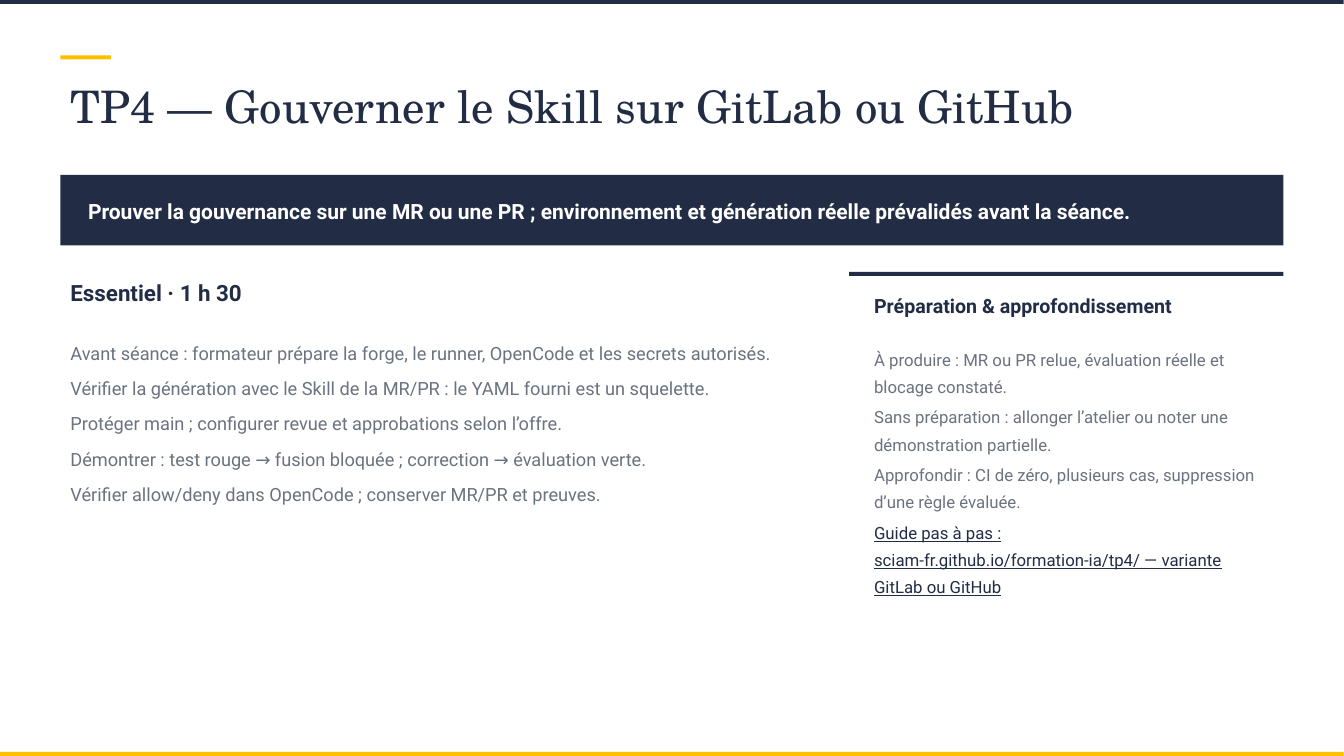
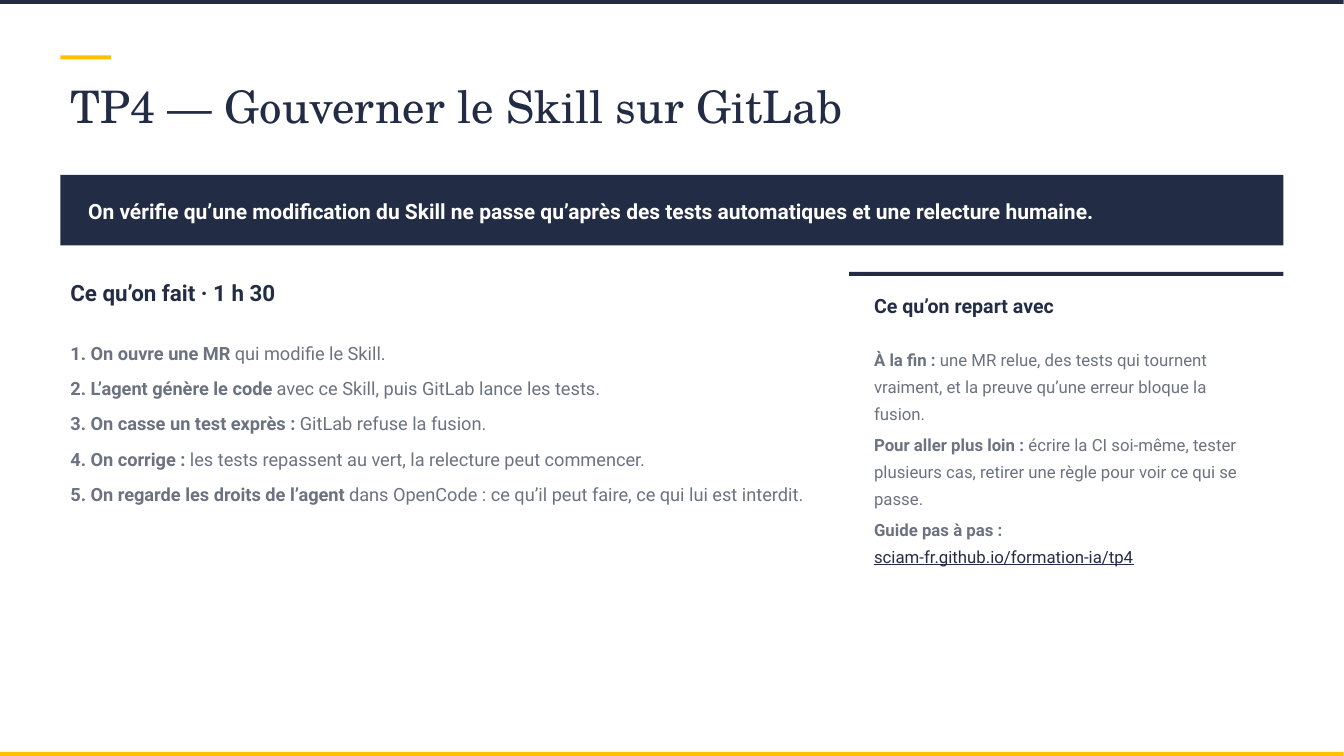
Before and after one commit to SCIAM-FR/formation-ia, a slide deck: slide 75 of slides/Support_formation_SCIAM.pptx (slide 73 before the commit). Drawn at 1344x756 pixels with LibreOffice and Linux fonts; fonts in the diff are those of the drawing; background and template pictures are left out. Boxes give left, top, right and bottom in pixels: in the first picture for what was removed or moved away, otherwise in the second. Text is boxed around its words. In the diff, an @@ line names an element or a change of style, - is before the commit and + after.

```diff
--- a/slides/Support_formation_SCIAM.pptx
+++ b/slides/Support_formation_SCIAM.pptx
@@ title at box(70, 90, 842, 124): text changed @@
-TP4 — Gouverner le Skill sur GitLab ou GitHub
+TP4 — Gouverner le Skill sur GitLab
@@ text at box(88, 203, 1094, 224): text changed @@
-Prouver la gouvernance sur une MR ou une PR ; environnement et génération réelle prévalidés avant la séance.
+On vérifie qu’une modification du Skill ne passe qu’après des tests automatiques et une relecture humaine.
@@ text at box(70, 284, 276, 306): text changed @@
-Essentiel · 1 h 30
+Ce qu’on fait · 1 h 30
@@ text at box(874, 298, 1054, 317): text changed @@
-Préparation & approfondissement
+Ce qu’on repart avec
@@ text at box(70, 346, 803, 505): text changed @@
-Avant séance : formateur prépare la forge, le runner, OpenCode et les secrets autorisés.
-Vérifier la génération avec le Skill de la MR/PR : le YAML fourni est un squelette.
-Protéger main ; configurer revue et approbations selon l’offre.
-Démontrer : test rouge → fusion bloquée ; correction → évaluation verte.
-Vérifier allow/deny dans OpenCode ; conserver MR/PR et preuves.
+1. On ouvre une MR qui modifie le Skill.
+2. L’agent génère le code avec ce Skill, puis GitLab lance les tests.
+3. On casse un test exprès : GitLab refuse la fusion.
+4. On corrige : les tests repassent au vert, la relecture peut commencer.
+5. On regarde les droits de l’agent dans OpenCode : ce qu’il peut faire, ce qui lui est interdit.
@@ text at box(874, 351, 1237, 567): text changed @@
-À produire : MR ou PR relue, évaluation réelle et blocage constaté.
-Sans préparation : allonger l’atelier ou noter une démonstration partielle.
-Approfondir : CI de zéro, plusieurs cas, suppression d’une règle évaluée.
-Guide pas à pas : sciam-fr.github.io/formation-ia/tp4/ — variante GitLab ou GitHub
+À la fin : une MR relue, des tests qui tournent vraiment, et la preuve qu’une erreur bloque la fusion.
+Pour aller plus loin : écrire la CI soi-même, tester plusieurs cas, retirer une règle pour voir ce qui se passe.
+Guide pas à pas :
+sciam-fr.github.io/formation-ia/tp4
```
Also in this commit, not shown: 10 other slides changed, 6 slides added, 4 slides removed, 18 other files.
